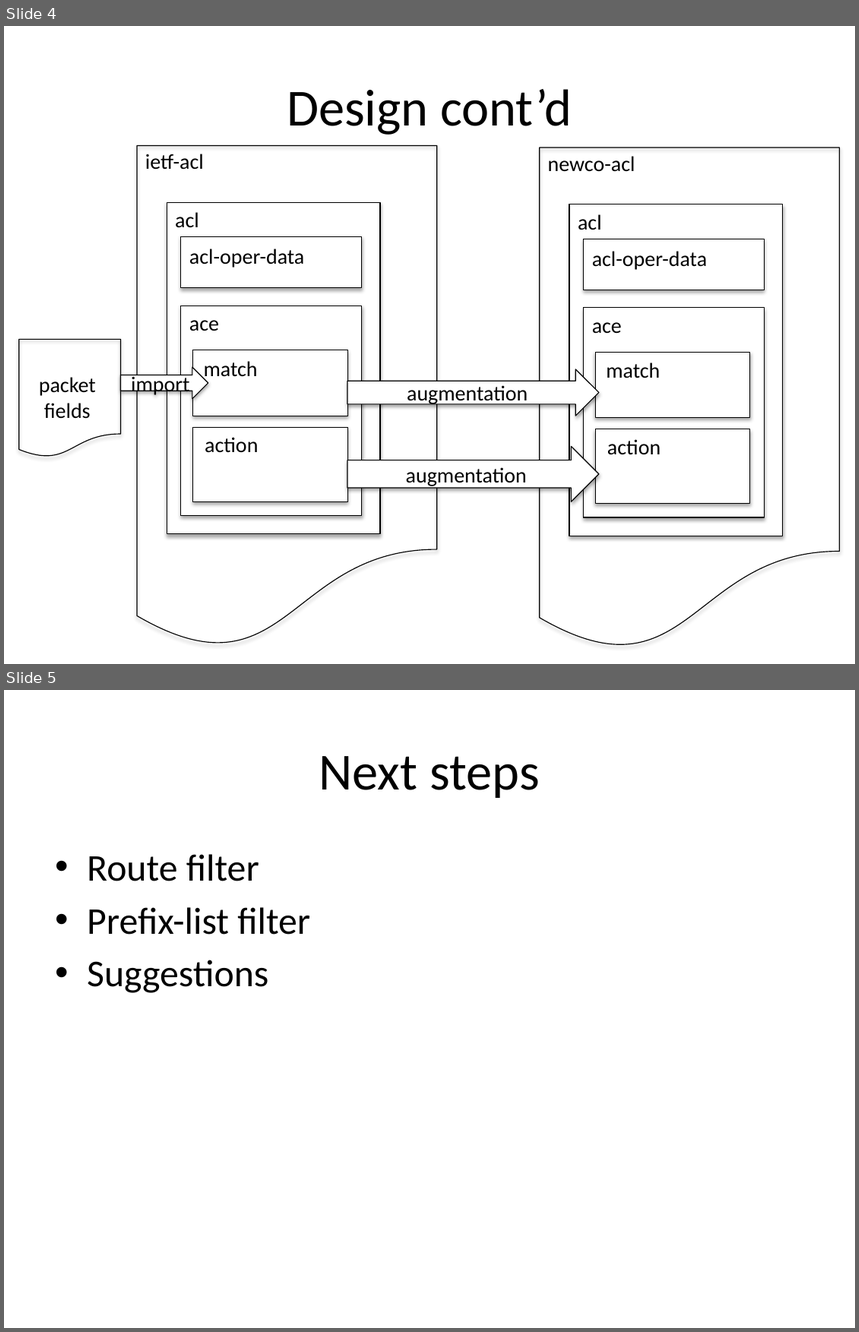
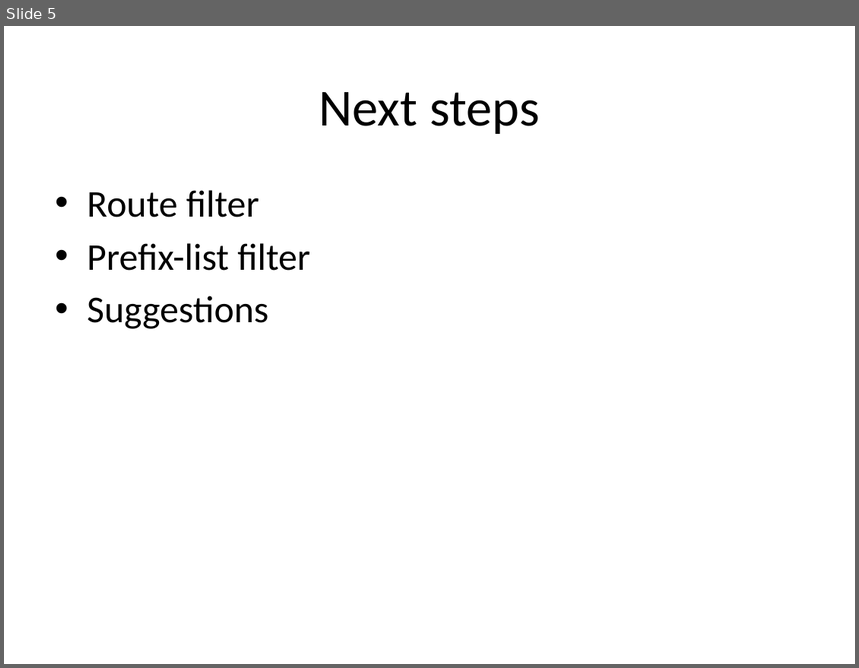
Before and after one commit to YangModels/yang, a slide deck: experimental/ietf/ietf90 acl draft.pptx. Shown one above the other, each under a label of ours: slides 4 and 5 before the commit, slide 5 after it. The pictures are 859x1332 and 859x668 pixels, drawn with LibreOffice and Linux fonts; fonts in the diff are those of the drawing. Boxes give left, top, right and bottom in pixels: in the first picture for what was removed or moved away, otherwise in the second. Text is boxed around its words. In the diff, an @@ line names an element or a change of style, - is before the commit and + after.

```diff
--- a/experimental/ietf/ietf90 acl draft.pptx
+++ b/experimental/ietf/ietf90 acl draft.pptx
@@ slide 4 removed at bbox=[4, 26, 855, 664], background #FFFFFF @@
@@ title removed at bbox=[287, 89, 572, 135] @@
-Design cont’d
@@ flow chart document removed at bbox=[137, 146, 436, 650] @@
@@ text removed at bbox=[145, 154, 204, 170] @@
-ietf-acl
@@ flow chart document removed at bbox=[539, 148, 839, 651] @@
@@ text removed at bbox=[548, 156, 636, 172] @@
-newco-acl
@@ rectangle removed at bbox=[167, 202, 380, 534] @@
@@ rectangle removed at bbox=[569, 205, 783, 537] @@
@@ text removed at bbox=[175, 212, 199, 227] @@
-acl
@@ text removed at bbox=[578, 214, 602, 230] @@
-acl
@@ rectangle removed at bbox=[181, 237, 361, 288] @@
@@ text removed at bbox=[189, 249, 304, 268] @@
-acl-oper-data
@@ rectangle removed at bbox=[584, 239, 764, 290] @@
@@ text removed at bbox=[592, 251, 707, 270] @@
-acl-oper-data
@@ rectangle removed at bbox=[181, 306, 361, 516] @@
@@ text removed at bbox=[189, 320, 219, 332] @@
-ace
@@ rectangle removed at bbox=[584, 308, 764, 518] @@
@@ flow chart document removed at bbox=[19, 339, 120, 458] @@
@@ text removed at bbox=[592, 322, 622, 334] @@
-ace
@@ right arrow removed at bbox=[120, 367, 208, 399] @@
-import
@@ rectangle removed at bbox=[193, 351, 348, 416] @@
@@ text removed at bbox=[204, 361, 258, 382] @@
-match
@@ rectangle removed at bbox=[595, 352, 750, 417] @@
@@ text removed at bbox=[606, 363, 660, 379] @@
-match
@@ text removed at bbox=[39, 377, 96, 419] @@
-packet
-fields
@@ right arrow removed at bbox=[348, 370, 599, 417] @@
-augmentation
@@ rectangle removed at bbox=[193, 428, 348, 502] @@
@@ rectangle removed at bbox=[595, 430, 750, 503] @@
@@ text removed at bbox=[205, 437, 258, 452] @@
-action
@@ right arrow removed at bbox=[348, 446, 599, 502] @@
-augmentation
@@ text removed at bbox=[607, 439, 661, 455] @@
-action
```
Also in this commit, not shown: 3 slides changed, 1 slide added.
